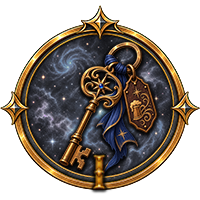
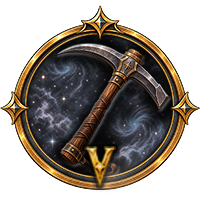
Two versions of the same layered image (w=200, h=200). Layer-by-layer changes:
showed "Livello 5", painted on it over [84,146,116,190]
hid "Livello 1", painted on it over [92,145,107,190]
hid "breeze", moved it into group "done", painted on it over [59,41,157,188]
showed "work", painted on it over [45,34,186,194]